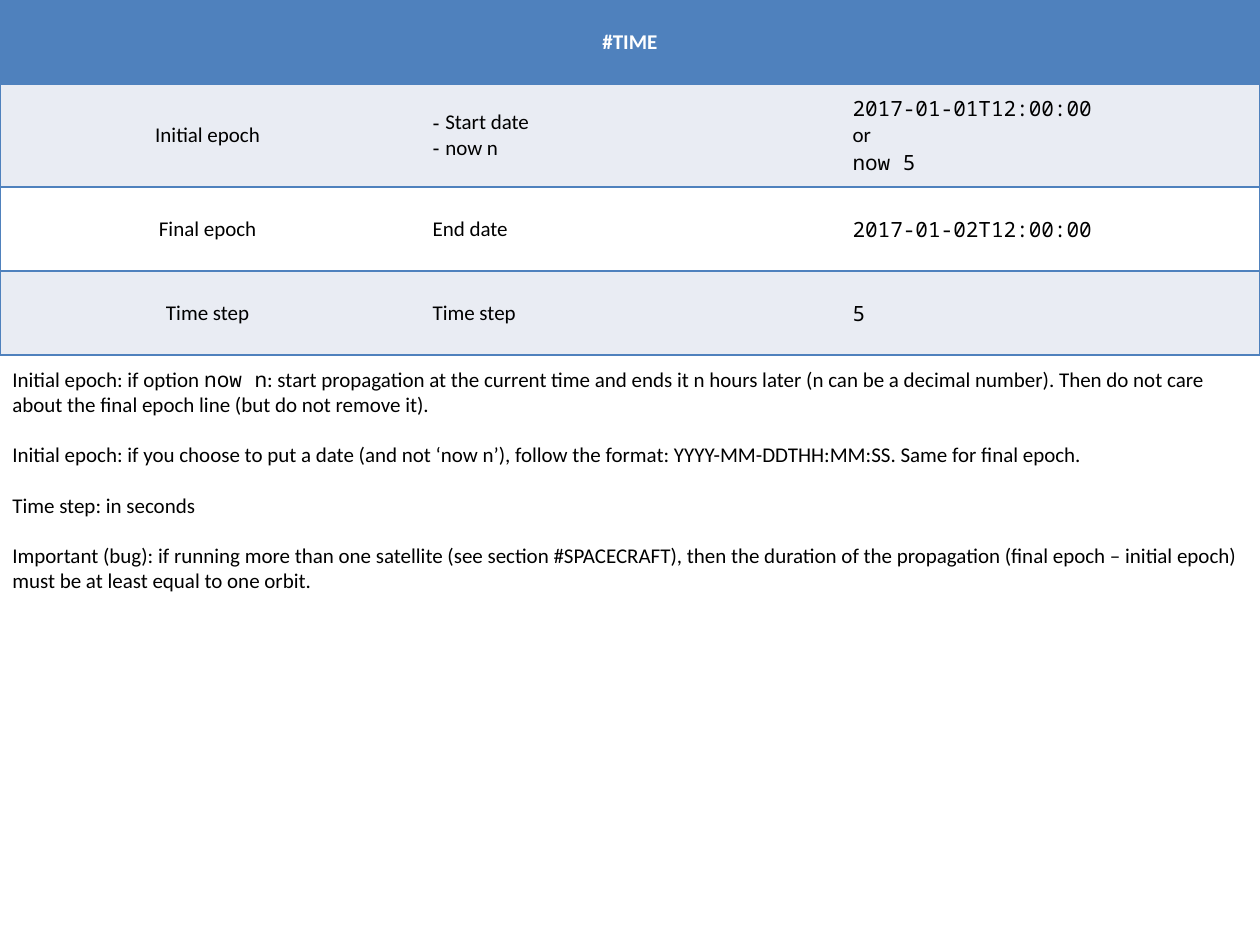
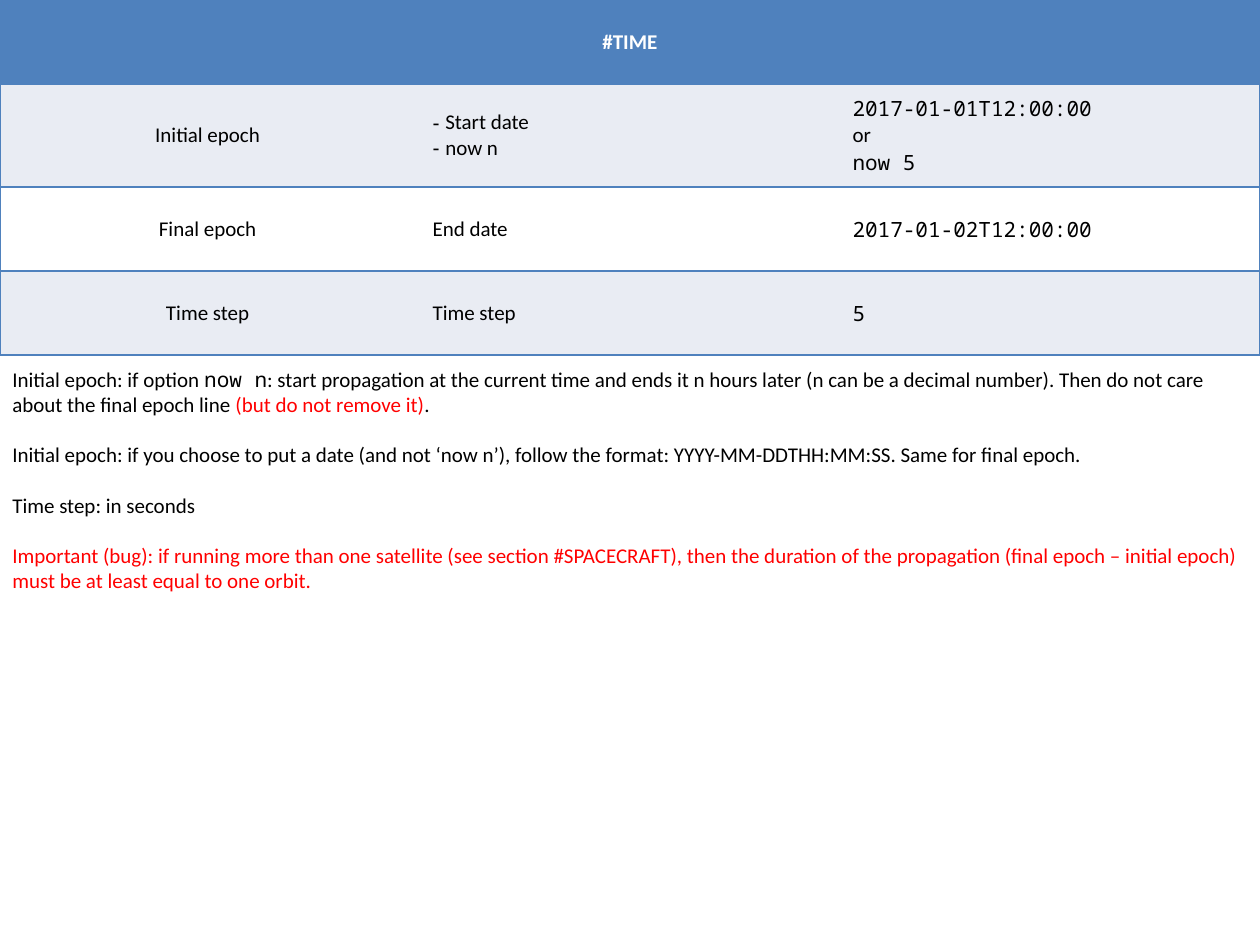
Before and after one commit to charlesbv/spock, a slide deck: slide 2 of user_manual/documentation/main_input_file.pptx. Drawn at 1260x945 pixels with LibreOffice and Linux fonts; fonts in the diff are those of the drawing. Boxes give left, top, right and bottom in pixels: in the first picture for what was removed or moved away, otherwise in the second. Text is boxed around its words. In the diff, an @@ line names an element or a change of style, - is before the commit and + after.

```diff
--- a/user_manual/documentation/main_input_file.pptx
+++ b/user_manual/documentation/main_input_file.pptx
@@ text at bbox=[12, 397, 1236, 592]: text colour #000000 to #FF0000 in "(but do not remove it).", "Important (bug): if running more than one ..." @@
```
Also in this commit, not shown: 5 other slides changed, 19 other files.
